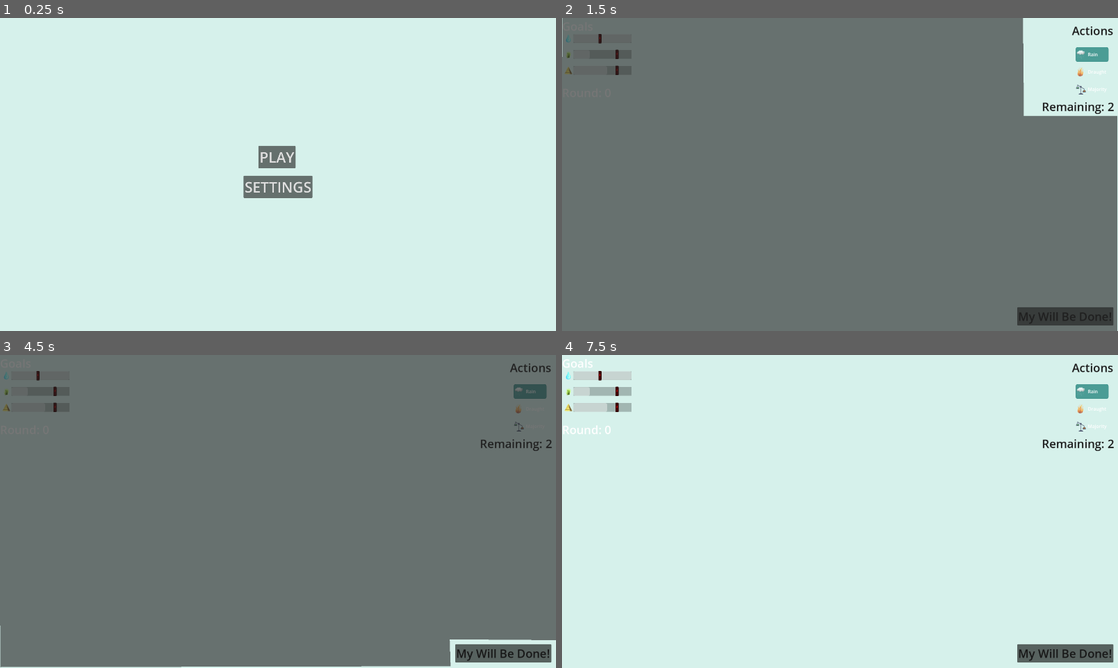
Above: before the commit, frames 1-4 (two rows, left to right).
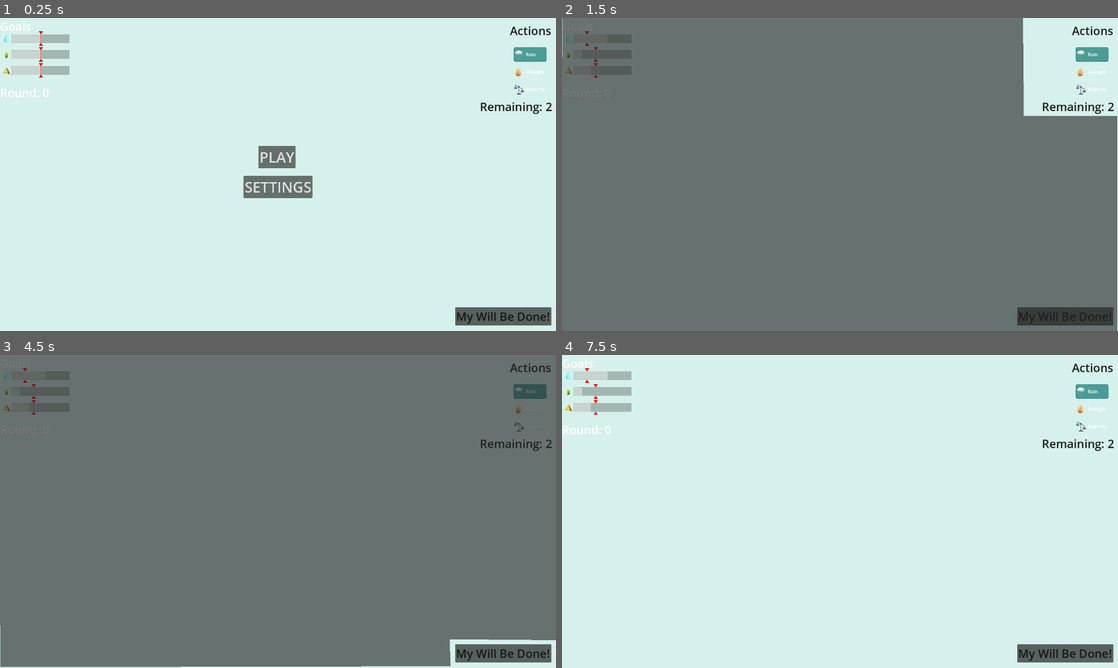
Above: after the commit, the same moments.

Repository: matouseek/game_jam_24
Game: Godot game, scene res://scenes/menu.tscn
The game is run twice, just before and just after one commit, with the same random seed, the same clock (stepped at 60 frames per second) and the same inputs. The engine's default icon, where the game draws it, is replaced by a stand-in: a white triangle on a blue panel in a dark square.
Inputs (mouse positions are in pixels of both pictures, inside the frame that each line leads up to):
- Up to frame 1 (0.25 s): no input
- Up to frame 2 (1.5 s): click "PLAY" at 0.5 s; tap Enter (ui_accept) at 1.25 s; move the mouse to (962, 158) at 1.27 s; press the mouse at (962, 158) at 1.28 s; hold D (right) from 1.28 s (still down)
- Up to frame 3 (4.5 s): tap Enter (ui_accept) at 1.52, 2, 2.27, 2.75, 3.5, 3.77, 4.25 s; move the mouse to (166, 527) at 2.02 s; release D (right) at 2.03 s; release the mouse at (166, 527) at 2.03 s; hold S (down) 2.03-2.78 s; tap U (undo) at 2.1 s; move the mouse to (333, 442) at 2.77 s; hold D (right) 2.78-3.53 s; hold Mouse wheel up (zoom_in) 2.78-3.53 s; move the mouse to (250, 574) at 3.52 s; hold W (up) 3.53-4.28 s; tap Mouse wheel down (zoom_out) at 3.6 s; move the mouse to (444, 558) at 4.27 s; press the mouse at (444, 558) at 4.28 s; hold A (left) from 4.28 s (still down)
- Up to frame 4 (7.5 s): tap Enter (ui_accept) at 4.52, 5, 5.27, 6.77 s; move the mouse to (673, 464) at 5.02 s; release the mouse at (673, 464) at 5.03 s; tap U (undo) at 5.1 s; move the mouse to (867, 511) at 5.77 s; release A (left) at 5.78 s; hold S (down) 5.78-6.53 s; hold Mouse wheel up (zoom_in) 5.78-6.53 s; move the mouse to (756, 433) at 6.52 s; hold D (right) 6.53-7.28 s; tap Mouse wheel down (zoom_out) at 6.6 s; move the mouse to (962, 495) at 7.27 s; press the mouse at (962, 495) at 7.28 s; hold W (up) from 7.28 s (still down)

The runs differ from the first frame. In frame 1, 2.7% of the frame differs, in the area x 0-100%, y 1-99%; in frame 2, less than 0.1%; in frame 3, less than 0.1%; in frame 4, 0.3%.

Commit message:
Better progressbars

Diff:
--- a/scenes/hud.tscn
+++ b/scenes/hud.tscn
@@ -16,7 +16,6 @@
 bg_color = Color(0, 0, 0, 0.243137)
 
 [node name="HUD" type="CanvasLayer"]
-visible = false
 script = ExtResource("1_n2wg5")
 
 [node name="Actions" type="Node2D" parent="."]
@@ -48,12 +47,12 @@
 offset_right = 240.0
 offset_bottom = 30.0
 theme_override_styles/background = SubResource("StyleBoxFlat_fhote")
-max_value = 50.0
 value = 50.0
 show_percentage = false
 metadata/_edit_use_anchors_ = true
 
-[node name="Sprite2D" type="Sprite2D" parent="Goals/Water"]
+[node name="x" type="Sprite2D" parent="Goals/Water"]
+visible = false
 modulate = Color(1, 0, 0, 1)
 position = Vector2(167, 15)
 scale = Vector2(0.084375, 0.253906)
@@ -66,6 +65,11 @@
 region_enabled = true
 region_rect = Rect2(58, 16.9959, 141, 218.576)
 
+[node name="Sprite2D" type="Polygon2D" parent="Goals/Water"]
+position = Vector2(-90, -14)
+color = Color(1, 0, 0, 1)
+polygon = PackedVector2Array(239, 4, 224, 4, 231, 14, 231, 44, 224, 54, 239, 54, 232, 44, 232, 14)
+
 [node name="Meadow" type="Node2D" parent="Goals"]
 position = Vector2(0, 110)
 
@@ -74,12 +78,12 @@
 offset_right = 240.0
 offset_bottom = 30.0
 theme_override_styles/background = SubResource("StyleBoxFlat_fhote")
-max_value = 50.0
 value = 50.0
 show_percentage = false
 metadata/_edit_use_anchors_ = true
 
-[node name="Sprite2D" type="Sprite2D" parent="Goals/Meadow"]
+[node name="x" type="Sprite2D" parent="Goals/Meadow"]
+visible = false
 modulate = Color(1, 0, 0, 1)
 position = Vector2(167, 15)
 scale = Vector2(0.084375, 0.253906)
@@ -92,6 +96,11 @@
 region_enabled = true
 region_rect = Rect2(44.5761, 28.9869, 159.605, 200.132)
 
+[node name="Sprite2D" type="Polygon2D" parent="Goals/Meadow"]
+position = Vector2(-90, -14)
+color = Color(1, 0, 0, 1)
+polygon = PackedVector2Array(239, 4, 224, 4, 231, 14, 231, 44, 224, 54, 239, 54, 232, 44, 232, 14)
+
 [node name="Desert" type="Node2D" parent="Goals"]
 position = Vector2(0, 165)
 
@@ -100,12 +109,12 @@
 offset_right = 240.0
 offset_bottom = 30.0
 theme_override_styles/background = SubResource("StyleBoxFlat_fhote")
-max_value = 50.0
 value = 50.0
 show_percentage = false
 metadata/_edit_use_anchors_ = true
 
-[node name="Sprite2D" type="Sprite2D" parent="Goals/Desert"]
+[node name="x" type="Sprite2D" parent="Goals/Desert"]
+visible = false
 modulate = Color(1, 0, 0, 1)
 position = Vector2(167, 15)
 scale = Vector2(0.084375, 0.253906)
@@ -117,6 +126,11 @@
 texture = ExtResource("5_0yjri")
 region_enabled = true
 region_rect = Rect2(23.9042, 26.6709, 209.595, 208.901)
+
+[node name="Sprite2D" type="Polygon2D" parent="Goals/Desert"]
+position = Vector2(-90, -14)
+color = Color(1, 0, 0, 1)
+polygon = PackedVector2Array(239, 4, 224, 4, 231, 14, 231, 44, 224, 54, 239, 54, 232, 44, 232, 14)
 
 [node name="ItemList" type="ItemList" parent="."]
 anchors_preset = -1
--- a/scripts/environment.gd
+++ b/scripts/environment.gd
@@ -16,6 +16,8 @@
 			   Vector2i(-1,  1), Vector2i(0,  1), Vector2i(1,  1)]
 
 var terrain: Array = []
+
+
 
 func _ready() -> void:
 	for i in range(ENV_SIZE):
--- a/scripts/hud.gd
+++ b/scripts/hud.gd
@@ -35,7 +35,7 @@
 
 func set_goal_hud(type: G.TileTypes, value:float):
 	var sprite = goals_nodes[type]
-	sprite.position.x = 44 + int(190*(value/MAX_SHARE))
+	sprite.position.x = int(200*value)-191
 
 func update_progress_hud(vals):
 	for i in range(len(vals)):
